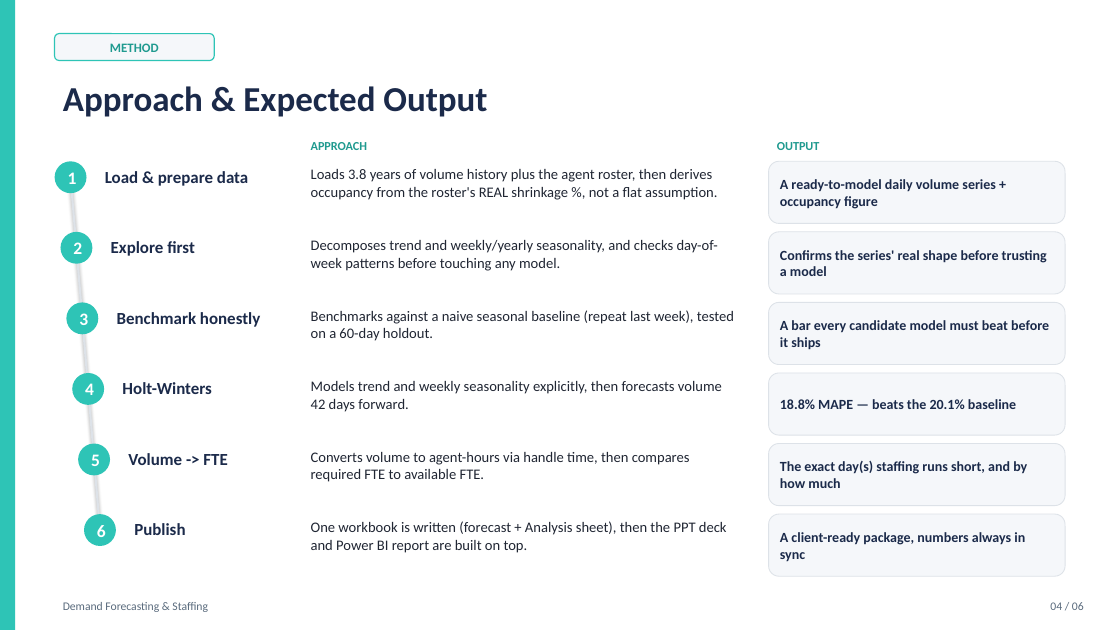
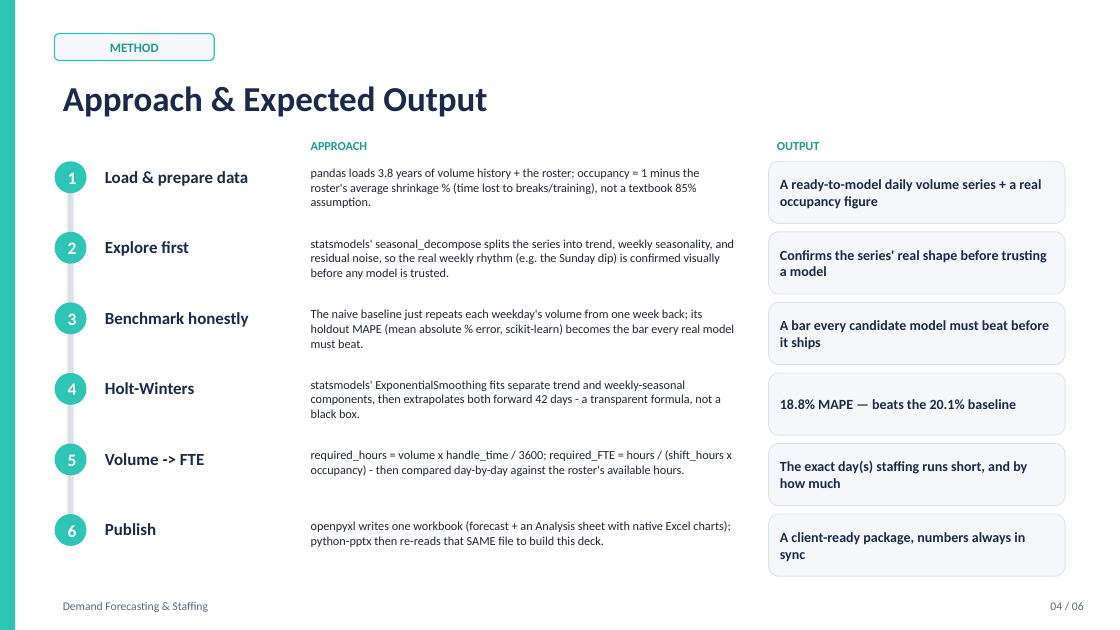
Before and after one commit to rameshpennam/ds-use-cases, a slide deck: slide 4 of usecase2_demand_forecasting/final_output/usecase2_forecast_summary.pptx. Drawn at 1120x630 pixels with LibreOffice and Linux fonts; fonts in the diff are those of the drawing. Boxes give left, top, right and bottom in pixels: in the first picture for what was removed or moved away, otherwise in the second. Text is boxed around its words. In the diff, an @@ line names an element or a change of style, - is before the commit and + after.

```diff
--- a/usecase2_demand_forecasting/final_output/usecase2_forecast_summary.pptx
+++ b/usecase2_demand_forecasting/final_output/usecase2_forecast_summary.pptx
@@ line moved from (71, 177) - (76, 248) to (71, 177) - (71, 248) @@
@@ text at [311, 168, 700, 208]: text changed; size 12.5 to 10.5 pt @@
-Loads 3.8 years of volume history plus the agent roster, then derives occupancy from the roster's REAL shrinkage %, not a flat assumption.
+pandas loads 3.8 years of volume history + the roster; occupancy = 1 minus the roster's average shrinkage % (time lost to breaks/training), not a textbook 85% assumption.
@@ text in rounded rectangle at [780, 179, 1041, 209]: text changed @@
-A ready-to-model daily volume series + occupancy figure
+A ready-to-model daily volume series + a real occupancy figure
@@ ellipse "2": place and size @@
-ellipse "2" at [60, 232, 92, 264]
+ellipse "2" at [55, 232, 87, 264]
@@ text "Explore first": place and size @@
-text "Explore first" at [111, 241, 195, 256]
+text "Explore first" at [105, 241, 189, 256]
@@ text at [311, 239, 735, 279]: text changed; size 12.5 to 10.5 pt @@
-Decomposes trend and weekly/yearly seasonality, and checks day-of-week patterns before touching any model.
+statsmodels' seasonal_decompose splits the series into trend, weekly seasonality, and residual noise, so the real weekly rhythm (e.g. the Sunday dip) is confirmed visually before any model is trusted.
@@ line moved from (76, 248) - (82, 318) to (71, 248) - (71, 318) @@
@@ ellipse "3": place and size @@
-ellipse "3" at [66, 302, 98, 334]
+ellipse "3" at [55, 302, 87, 334]
@@ line moved from (82, 318) - (88, 389) to (71, 318) - (71, 389) @@
@@ text "Benchmark honestly": place and size @@
-text "Benchmark honestly" at [117, 312, 260, 327]
+text "Benchmark honestly" at [105, 312, 248, 327]
@@ text at [311, 309, 734, 348]: text changed; size 12.5 to 10.5 pt @@
-Benchmarks against a naive seasonal baseline (repeat last week), tested on a 60-day holdout.
+The naive baseline just repeats each weekday's volume from one week back; its holdout MAPE (mean absolute % error, scikit-learn) becomes the bar every real model must beat.
@@ ellipse "4": place and size @@
-ellipse "4" at [72, 373, 104, 405]
+ellipse "4" at [55, 373, 87, 405]
@@ line moved from (88, 389) - (94, 460) to (71, 389) - (71, 460) @@
@@ text "Holt-Winters": place and size @@
-text "Holt-Winters" at [122, 382, 211, 394]
+text "Holt-Winters" at [105, 382, 194, 394]
@@ text at [311, 380, 721, 418]: text changed; size 12.5 to 10.5 pt @@
-Models trend and weekly seasonality explicitly, then forecasts volume 42 days forward.
+statsmodels' ExponentialSmoothing fits separate trend and weekly-seasonal components, then extrapolates both forward 42 days - a transparent formula, not a black box.
@@ ellipse "5": place and size @@
-ellipse "5" at [78, 444, 110, 476]
+ellipse "5" at [55, 444, 87, 476]
@@ text "Volume -> FTE": place and size @@
-text "Volume -> FTE" at [128, 453, 227, 465]
+text "Volume -> FTE" at [105, 453, 204, 465]
@@ line moved from (94, 460) - (100, 530) to (71, 460) - (71, 530) @@
@@ text at [311, 450, 732, 476]: text changed; size 12.5 to 10.5 pt @@
-Converts volume to agent-hours via handle time, then compares required FTE to available FTE.
+required_hours = volume x handle_time / 3600; required_FTE = hours / (shift_hours x occupancy) - then compared day-by-day against the roster's available hours.
@@ ellipse "6": place and size @@
-ellipse "6" at [84, 514, 116, 546]
+ellipse "6" at [55, 514, 87, 546]
@@ text "Publish": place and size @@
-text "Publish" at [134, 523, 185, 535]
+text "Publish" at [105, 523, 156, 535]
@@ text at [311, 521, 730, 547]: text changed; size 12.5 to 10.5 pt @@
-One workbook is written (forecast + Analysis sheet), then the PPT deck and Power BI report are built on top.
+openpyxl writes one workbook (forecast + an Analysis sheet with native Excel charts); python-pptx then re-reads that SAME file to build this deck.
```
Also in this commit, not shown: 1 other slide changed, 9 other files.
